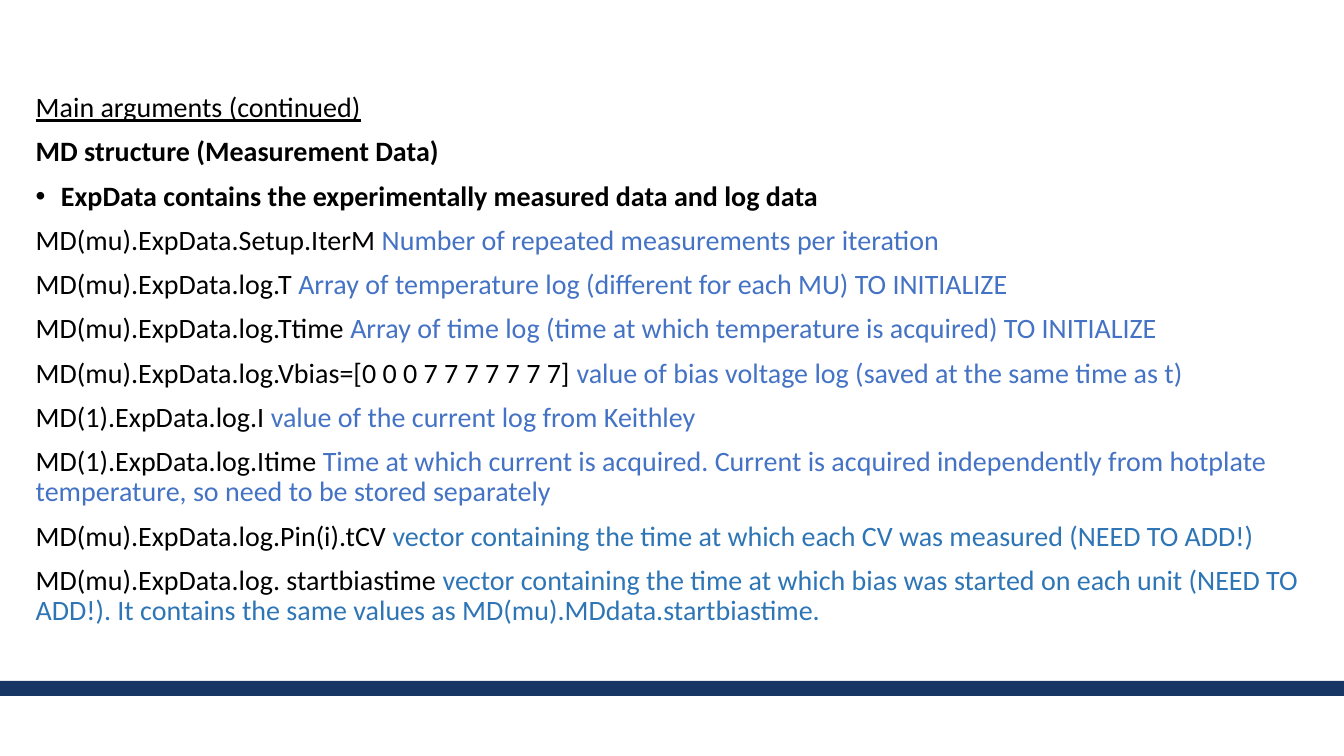
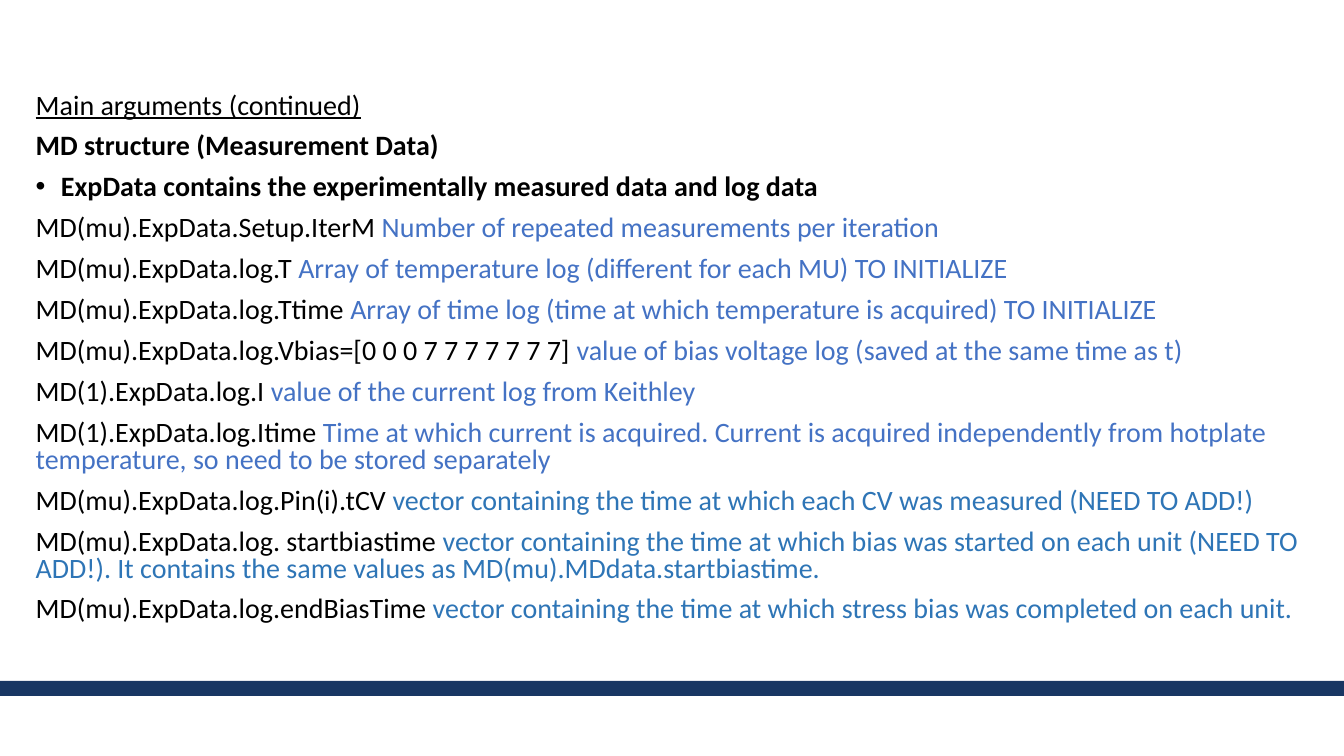
Before and after one commit to erickmartinez/matlabcvapp, a slide deck: slide 10 of AAA_CV_setup_app_design.pptx. Drawn at 1344x756 pixels with LibreOffice and Linux fonts; fonts in the diff are those of the drawing; background and template pictures are left out. Boxes give left, top, right and bottom in pixels: in the first picture for what was removed or moved away, otherwise in the second. Text is boxed around its words. In the diff, an @@ line names an element or a change of style, - is before the commit and + after.

Commit message:
Added logs to measurement events
- log CV start time
- log Bias start time
- log Bias completed time
- added these events to the temperature vs time plot

```diff
--- a/AAA_CV_setup_app_design.pptx
+++ b/AAA_CV_setup_app_design.pptx
@@ text at bbox=[36, 94, 1297, 582]: line spacing 0.9 to 0.8 @@
@@ text at bbox=[36, 597, 1292, 623]: paragraph added @@
+MD(mu).ExpData.log.endBiasTime vector containing the time at which stress bias was completed on each unit.
```
Also in this commit, not shown: 6 other files.
